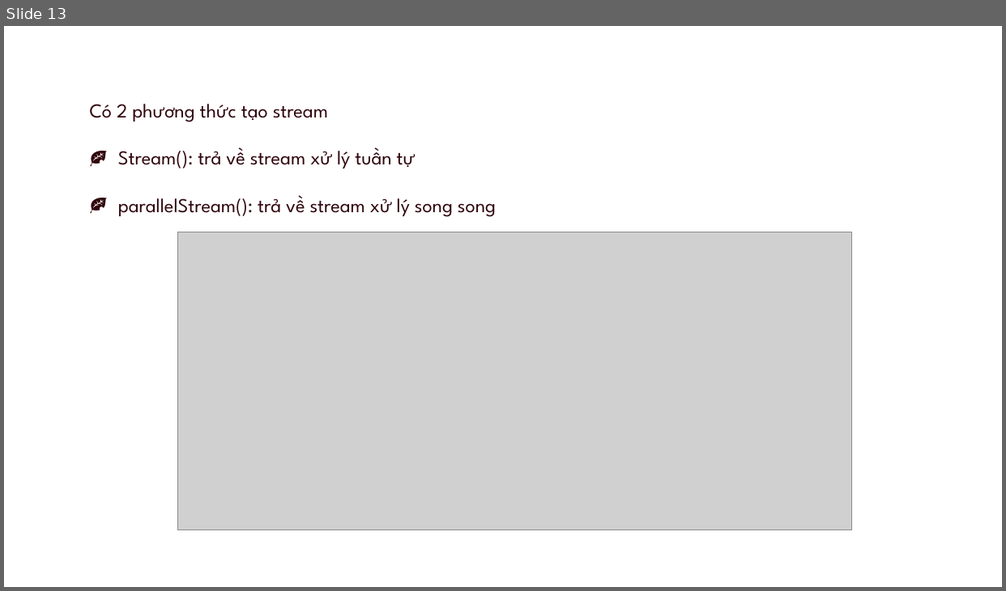
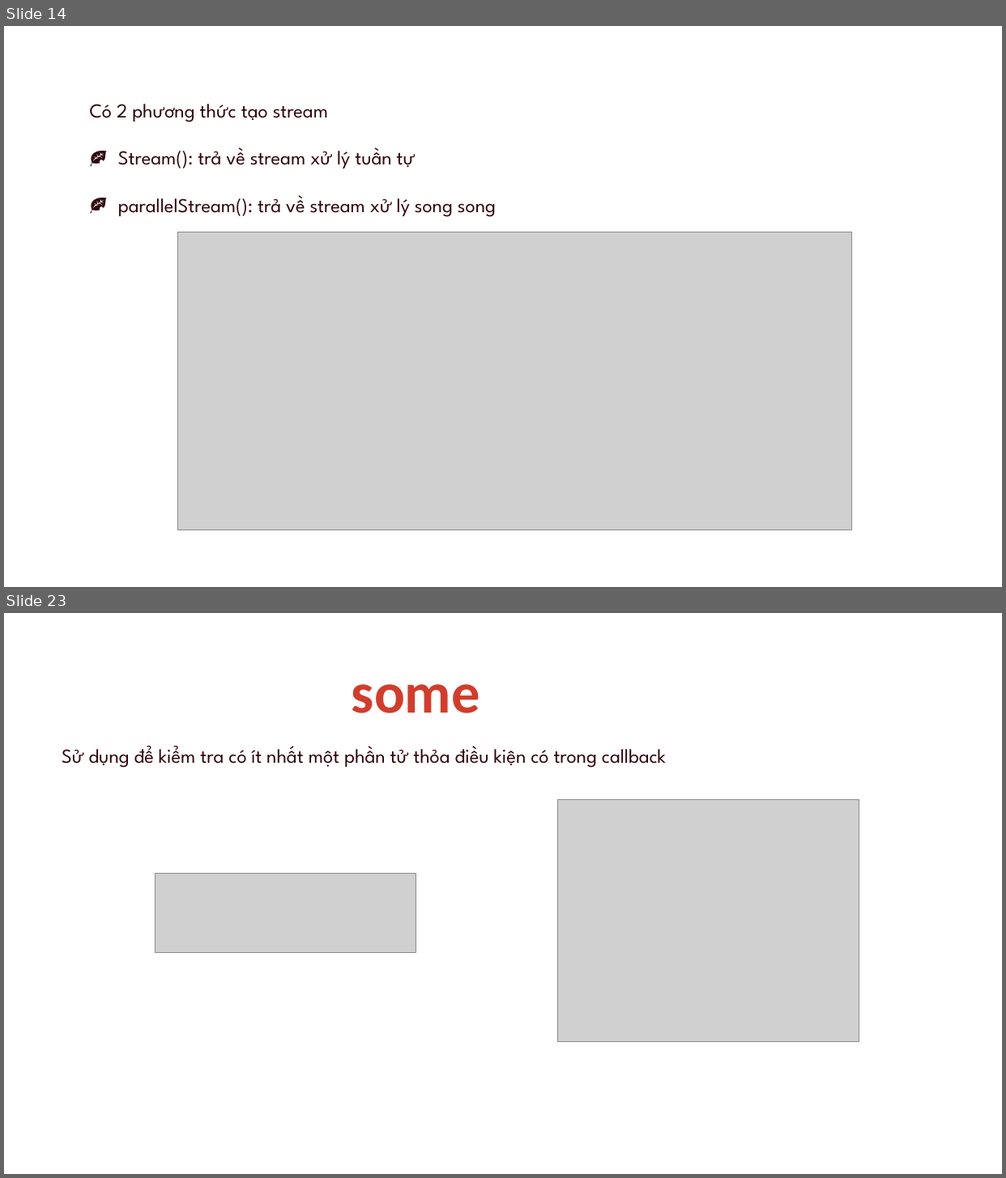
Before and after one commit to goodbyevinh/MyAppChat, a slide deck: Seminar/present.pptx. Shown one above the other, each under a label of ours: slide 13 before the commit, slides 14 and 23 after it; the slides between them are not shown. The pictures are 1006x591 and 1006x1178 pixels, drawn with LibreOffice and Linux fonts; fonts in the diff are those of the drawing; grey boxes stand for pictures. Boxes give left, top, right and bottom in pixels: in the first picture for what was removed or moved away, otherwise in the second. Text is boxed around its words. In the diff, an @@ line names an element or a change of style, - is before the commit and + after.

```diff
--- a/Seminar/present.pptx
+++ b/Seminar/present.pptx
@@ slide 23 added at <box>4,613,1002,1174</box>, background #FFFFFF @@
@@ text added at <box>351,684,480,713</box>, 55 pt, text #D33C2B, bold @@
+some
@@ text added at <box>62,746,666,768</box>, 19 pt, text #30050C @@
+Sử dụng để kiểm tra có ít nhất một phần tử thỏa điều kiện có trong callback
@@ picture added at <box>558,799,859,1042</box> @@
@@ picture added at <box>155,874,415,954</box> @@
@@ what was slide 13 is now slide 14 @@
```
Also in this commit, not shown: 7 slides changed, 12 other slides added, 3 slides removed, 11 other files.
